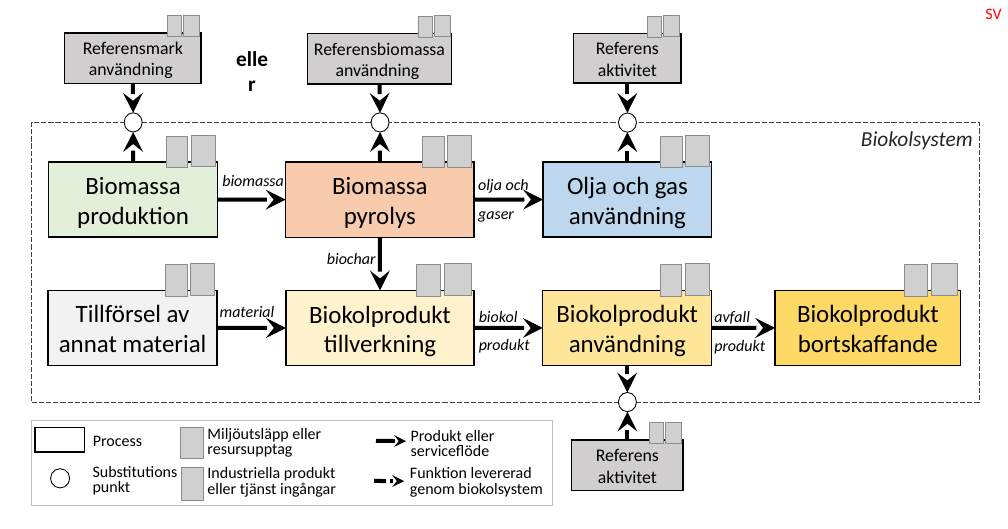
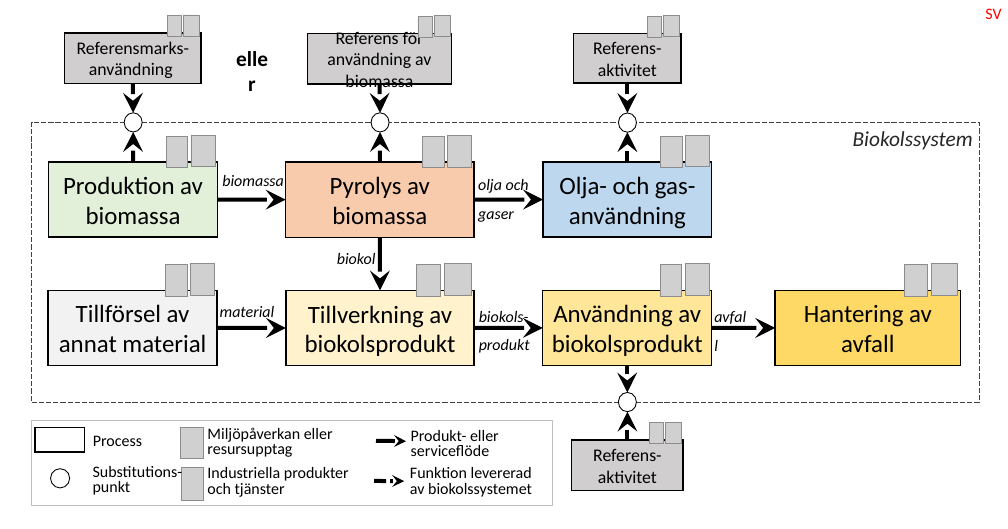
Before and after one commit to SLU-biochar/biochar-systems-dev, a slide deck: slide 3 of static/2022-01-20_generic flowchart template.pptx. Drawn at 1008x529 pixels with LibreOffice and Linux fonts; fonts in the diff are those of the drawing; grey boxes stand for pictures. Boxes give left, top, right and bottom in pixels: in the first picture for what was removed or moved away, otherwise in the second. Text is boxed around its words. In the diff, an @@ line names an element or a change of style, - is before the commit and + after.

Commit message:
Swedish translation
- Corrected English spelling mistakes
- Translated large parts to Swedish (v1)
- Edited ppt file - Swedish flowchart
- Added short description on waterfilter project.

```diff
--- a/static/2022-01-20_generic flowchart template.pptx
+++ b/static/2022-01-20_generic flowchart template.pptx
@@ text in rectangle at <box>77,41,189,54</box>: text changed @@
-Referensmark
+Referensmarks-
@@ text in rectangle at <box>327,30,431,92</box>: text changed @@
-Referensbiomassa användning
+Referens för användning av biomassa
@@ text in rectangle at <box>593,42,662,54</box>: text changed @@
-Referens
+Referens-
@@ text in rectangle at <box>853,131,973,150</box>: text changed @@
-Biokolsystem
+Biokolssystem
@@ text in rectangle at <box>63,176,203,224</box>: text changed @@
-Biomassa produktion
+Produktion av biomassa
@@ text in rectangle at <box>330,176,430,225</box>: text changed @@
-Biomassa
-pyrolys
+Pyrolys av biomassa
@@ text in rectangle at <box>559,176,696,229</box>: text changed @@
-Olja och gas användning
+Olja- och gas- användning
@@ text at <box>337,253,376,264</box>: text changed @@
-biochar
+biokol
@@ text in rectangle at <box>305,305,456,356</box>: text changed @@
-Biokolprodukt tillverkning
+Tillverkning av biokolsprodukt
@@ text at <box>479,311,529,327</box>: text changed @@
-biokol
+biokols-
@@ text in rectangle at <box>552,304,703,356</box>: text changed @@
-Biokolprodukt användning
+Användning av biokolsprodukt
@@ text in rectangle at <box>804,305,932,353</box>: text changed @@
-Biokolprodukt
-bortskaffande
+Hantering av avfall
@@ text at <box>714,340,765,354</box>: paragraph removed @@
-produkt
@@ text at <box>207,427,333,457</box>: text changed @@
-Miljöutsläpp eller resursupptag
+Miljöpåverkan eller resursupptag
@@ text at <box>411,430,499,446</box>: text changed @@
-Produkt eller
+Produkt- eller
@@ text in rectangle at <box>593,449,662,461</box>: text changed @@
-Referens
+Referens-
@@ text at <box>93,466,183,482</box>: text changed @@
-Substitutions
+Substitutions-
@@ text at <box>207,467,349,497</box>: text changed @@
-Industriella produkt eller tjänst ingångar
+Industriella produkter och tjänster
@@ text at <box>410,483,532,497</box>: text changed @@
-genom biokolsystem
+av biokolssystemet
```
Also in this commit, not shown: 28 other files.
